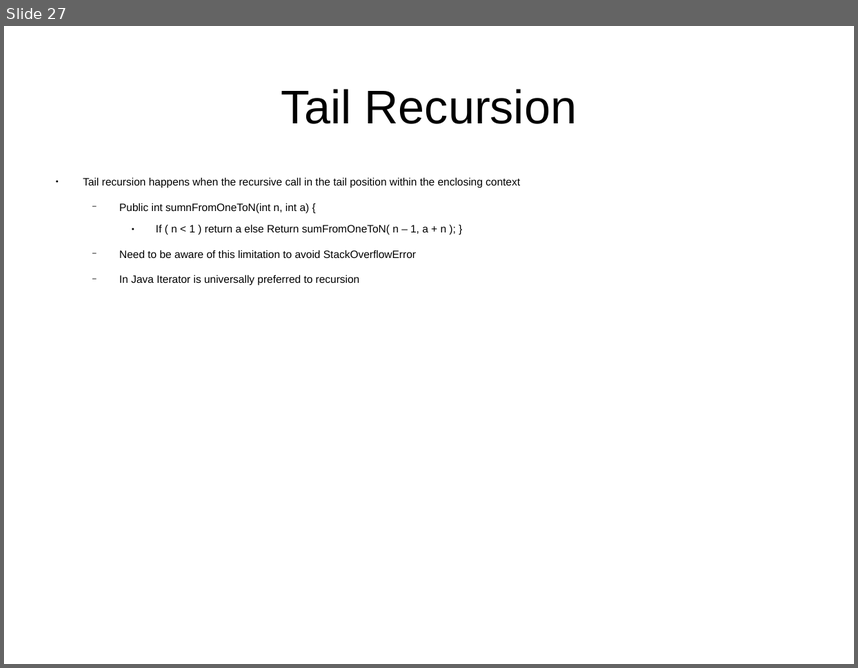
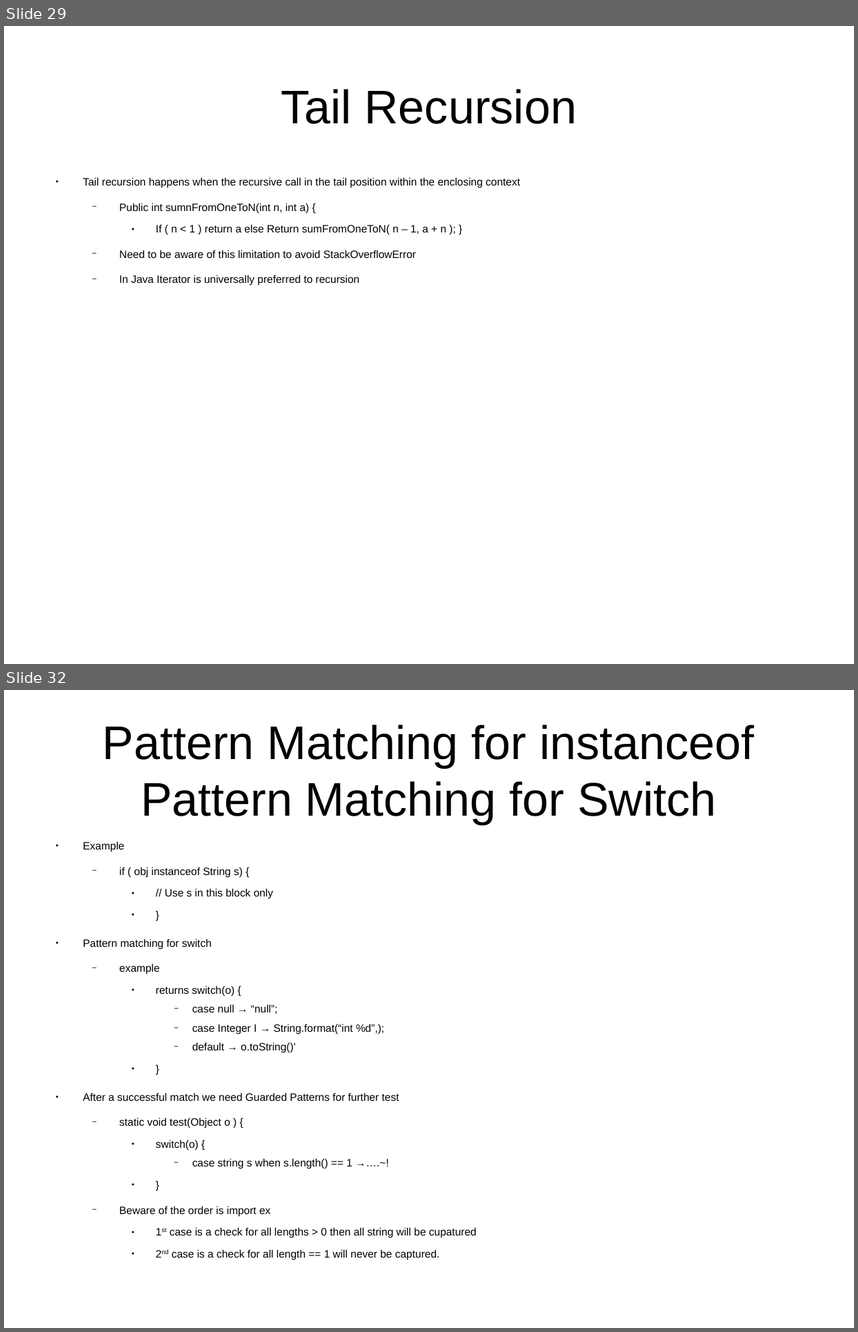
Before and after one commit to CharlesStockman/notesFromCourses, a slide deck: java/core/01_core.odp. Shown one above the other, each under a label of ours: slide 27 before the commit, slides 29 and 32 after it; the slides between them are not shown. The pictures are 858x668 and 858x1332 pixels, drawn with LibreOffice and Linux fonts; fonts in the diff are those of the drawing. Boxes give left, top, right and bottom in pixels: in the first picture for what was removed or moved away, otherwise in the second. Text is boxed around its words. In the diff, an @@ line names an element or a change of style, - is before the commit and + after.

```diff
--- a/java/core/01_core.odp
+++ b/java/core/01_core.odp
@@ slide 32 added at <box>4,690,854,1328</box>, background #FFFFFF @@
@@ title added at <box>103,724,754,824</box>, 44 pt, text #000000 @@
+Pattern Matching for instanceof
+Pattern Matching for Switch
@@ text added at <box>83,841,477,1260</box>, 10 pt, text #000000 @@
+● Example
+  − if ( obj instanceof String s) {
+    ● // Use s in this block only
+    ● }
+● Pattern matching for switch
+  − example
+    ● returns switch(o) {
+      − case null → “null”;
+      − case Integer I → String.format(“int %d”,);
+      − default → o.toString()’
+    ● }
+● After a successful match we need Guarded Patterns for further test
+  − static void test(Object o ) {
+    ● switch(o) {
+      − case string s when s.length() == 1 →….~!
+    ● }
+  − Beware of the order is import ex
+    ● 1st case is a check for all lengths > 0 then all string will be cupatured
+    ● 2nd case is a check for all length == 1 will never be captured.
@@ what was slide 27 is now slide 29 @@
```
Also in this commit, not shown: 7 slides changed, 5 other slides added, 14 other files.
